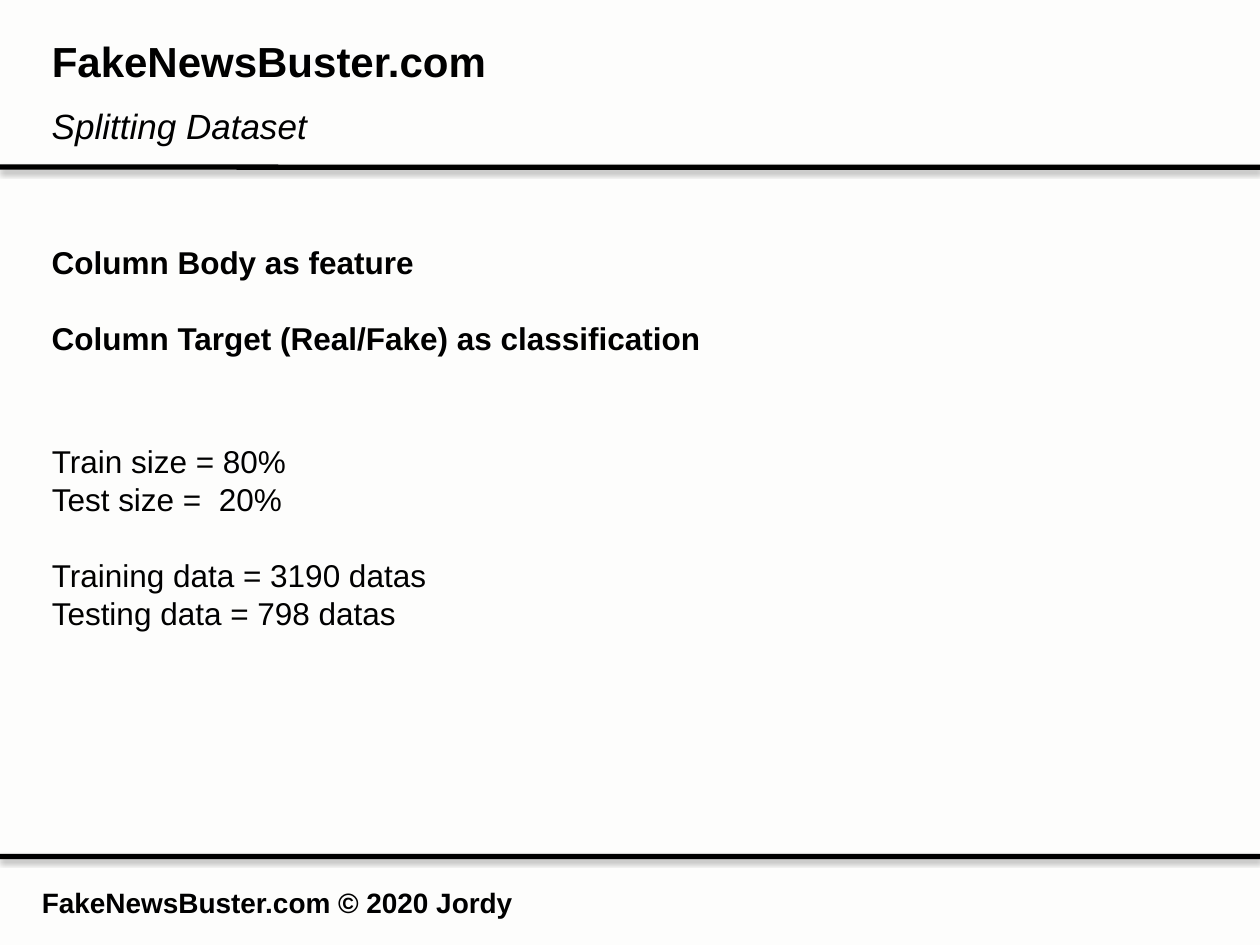
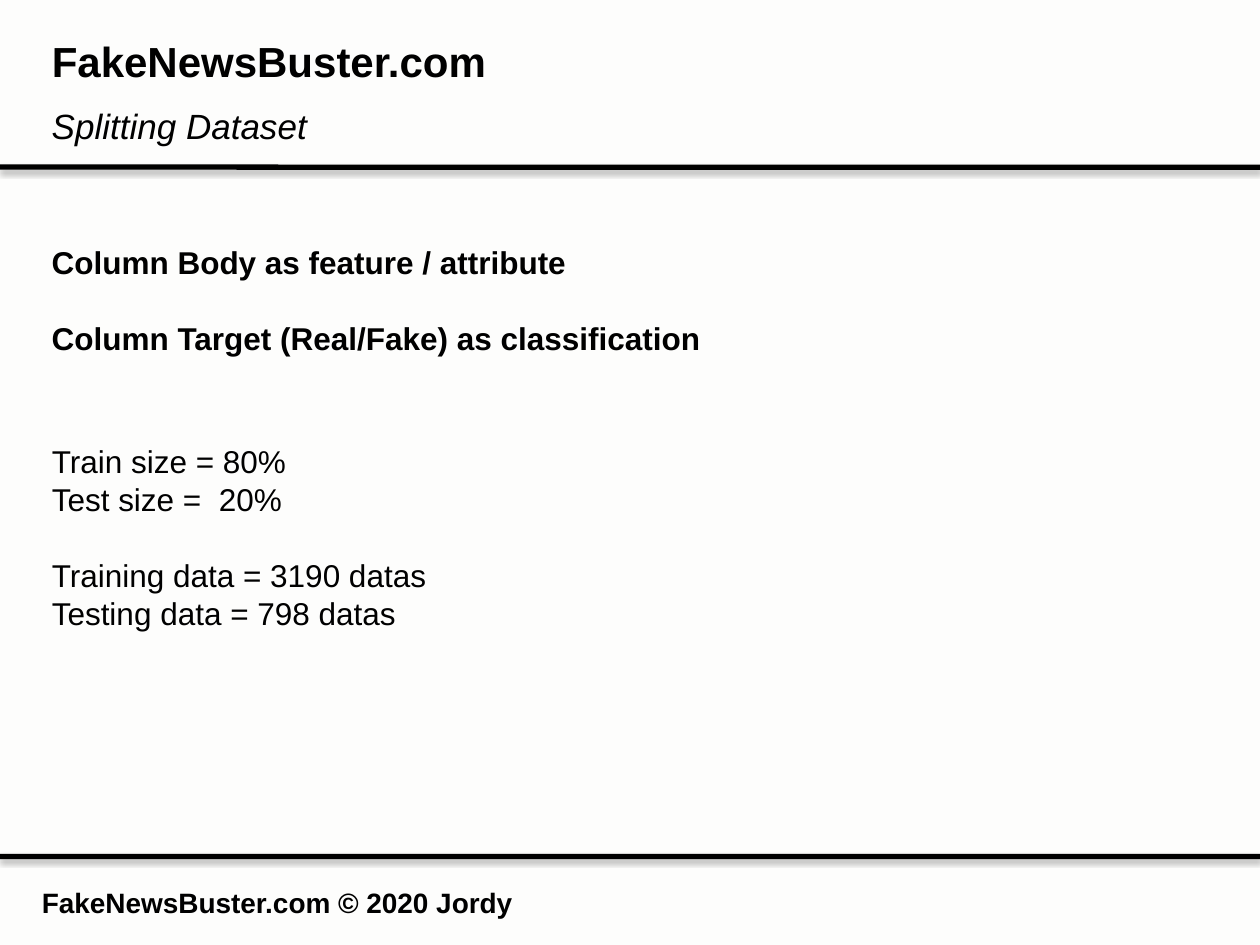
Before and after one commit to Jordyyusim/Fake-News-Detection, a slide deck: slide 9 of Presentation.pptx. Drawn at 1260x945 pixels with LibreOffice and Linux fonts; fonts in the diff are those of the drawing. Boxes give left, top, right and bottom in pixels: in the first picture for what was removed or moved away, otherwise in the second. Text is boxed around its words. In the diff, an @@ line names an element or a change of style, - is before the commit and + after.

```diff
--- a/Presentation.pptx
+++ b/Presentation.pptx
@@ text at box(52, 251, 566, 280): text changed @@
-Column Body as feature
+Column Body as feature / attribute
```
Also in this commit, not shown: 2 other slides changed.
